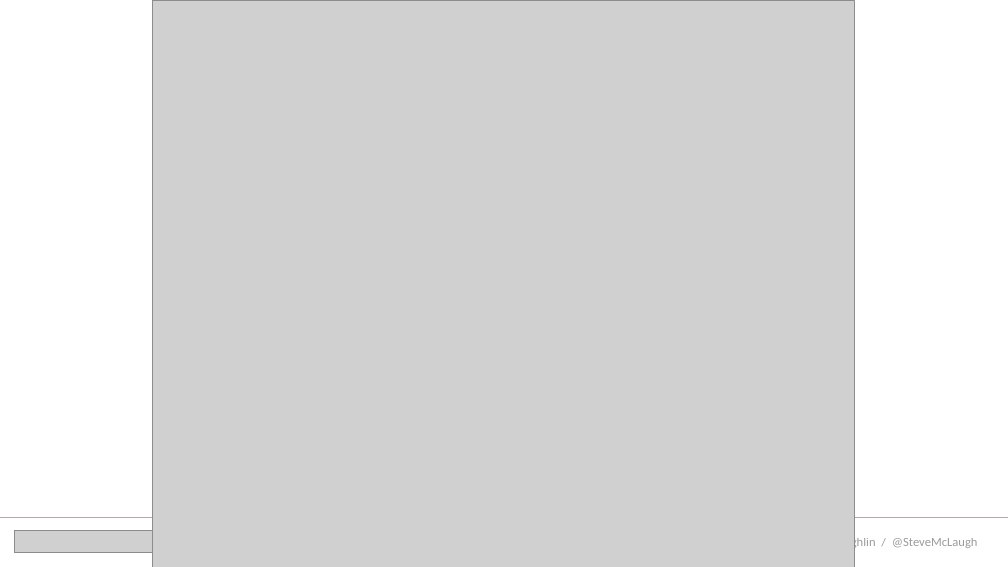
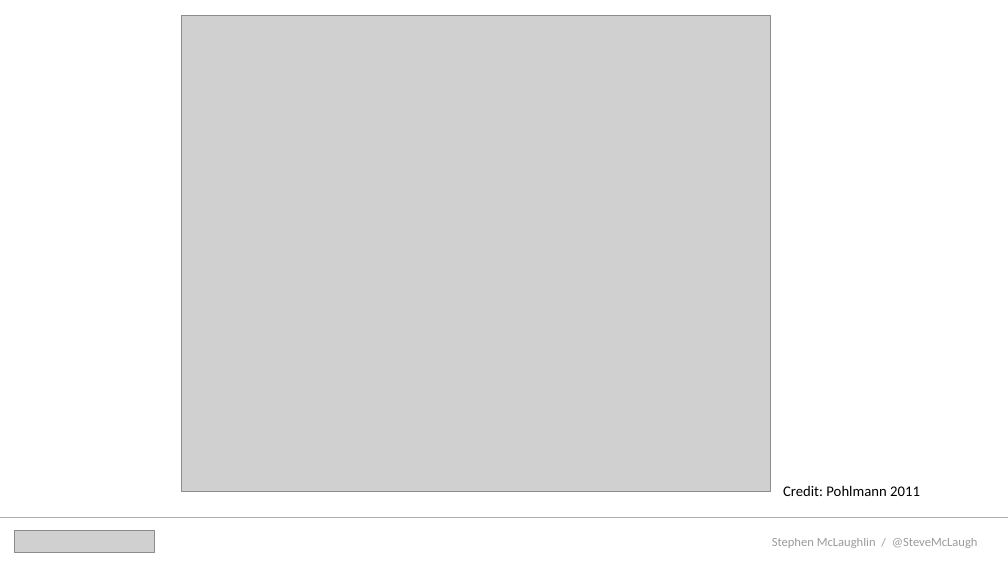
Before and after one commit to stevemclaugh/HILT-Audio-ML, a slide deck: slide 19 of Slides/Day_1.pptx (slide 14 before the commit). Drawn at 1008x567 pixels with LibreOffice and Linux fonts; fonts in the diff are those of the drawing; grey boxes stand for pictures. Boxes give left, top, right and bottom in pixels: in the first picture for what was removed or moved away, otherwise in the second. Text is boxed around its words. In the diff, an @@ line names an element or a change of style, - is before the commit and + after.

```diff
--- a/Slides/Day_1.pptx
+++ b/Slides/Day_1.pptx
@@ picture: place and size @@
-picture at <box>152,0,854,567</box>
+picture at <box>181,16,771,492</box>
@@ text added at <box>783,485,920,496</box>, 14 pt, text #000000 @@
+Credit: Pohlmann 2011
```
Also in this commit, not shown: 12 other slides changed, 6 slides added, 2 other files.
